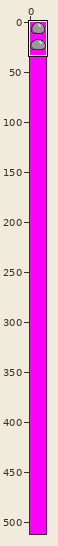
Edited in one commit: sprite sheet (gfx/entities.png). Above: a wide view before the commit, with the close-up outlined.
Close-up. Before the commit:
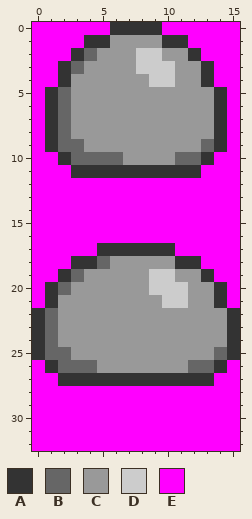
The file is 32x1024 pixels, drawn in blocks of 2x2; one block is one cell here. Shown: x 0..15, y 0..32.
Palette (. is transparent): A #333333  B #666666  C #999999  D #cccccc  E #ff00ff
Pixels before, first column x 0:
 0 EEEEEEAAAAEEEEEE
 1 EEEEAACCCCAAEEEE
 2 EEEABCCCDDCCAEEE
 3 EEABCCCCDDDCCAEE
 4 EEACCCCCCDDCCAEE
 5 EABCCCCCCCCCCCAE
 6 EABCCCCCCCCCCCAE
 7 EABCCCCCCCCCCCAE
 8 EABCCCCCCCCCCCAE
 9 EABBCCCCCCCCCBAE
10 EEABBBBCCCCBBAEE
11 EEEAAAAAAAAAAEEE
12 EEEEEEEEEEEEEEEE
13 EEEEEEEEEEEEEEEE
14 EEEEEEEEEEEEEEEE
15 EEEEEEEEEEEEEEEE
16 EEEEEEEEEEEEEEEE
17 EEEEEAAAAAAEEEEE
18 EEEAABCCCCCAAEEE
19 EEABCCCCCDDCCAEE
20 EABCCCCCCDDDCCAE
21 EACCCCCCCCDDCCAE
22 ABCCCCCCCCCCCCCA
23 ABCCCCCCCCCCCCCA
24 ABCCCCCCCCCCCCCA
25 ABBCCCCCCCCCCCBA
26 EABBBCCCCCCCBBAE
27 EEAAAAAAAAAAAAEE
28 EEEEEEEEEEEEEEEE
29 EEEEEEEEEEEEEEEE
30 EEEEEEEEEEEEEEEE
31 EEEEEEEEEEEEEEEE
32 EEEEEEEEEEEEEEEE
Now the later version:
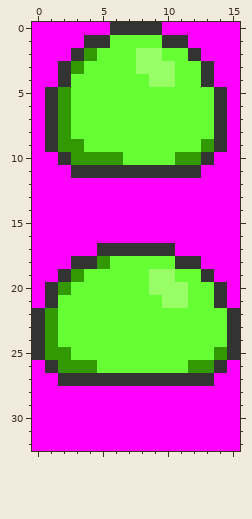
The edit:
colour B: #666666 -> #339900
colour C: #999999 -> #66ff33
colour D: #cccccc -> #99ff66
Changed places in both close-ups, as pixel boxes (x1, y1, x2, y2):
changed: (58, 35, 214, 165)
changed: (45, 256, 227, 373)
